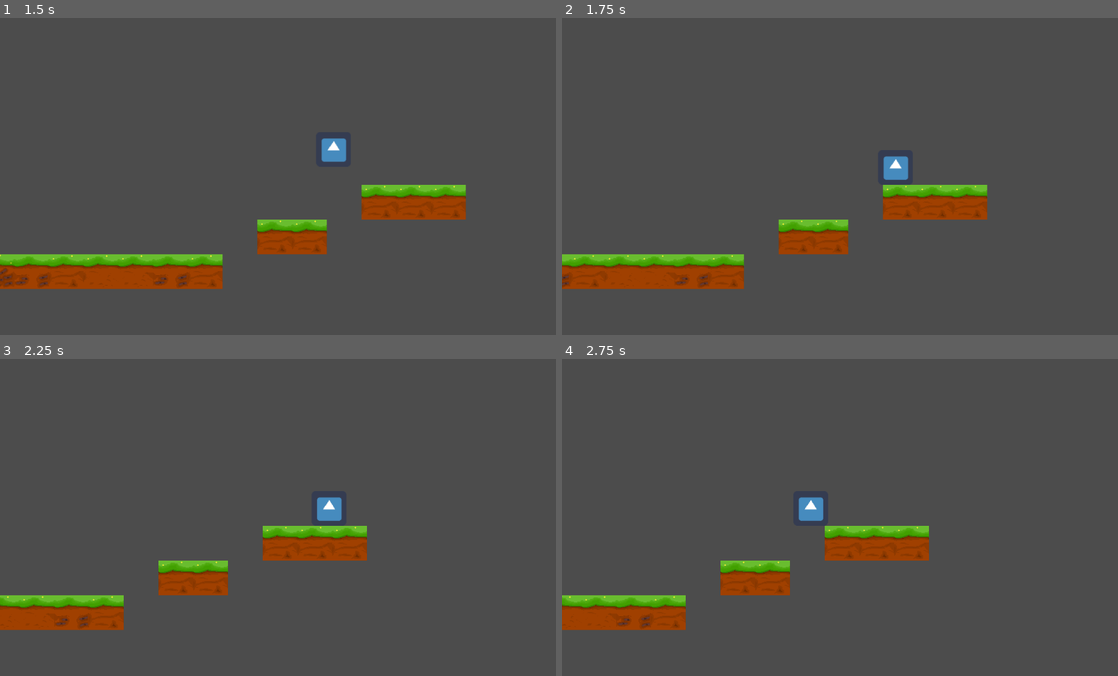
Above: before the commit, frames 1-4 (two rows, left to right).
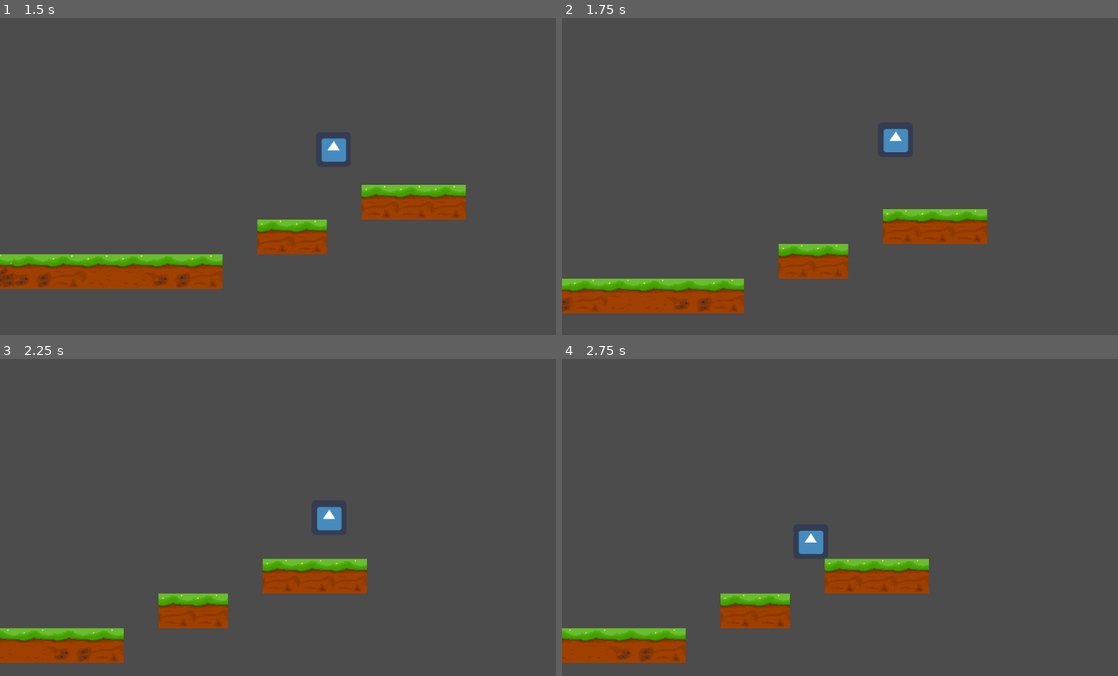
Above: after the commit, the same moments.

Repository: Rufusnu/itecgame
Game: Godot game, scene res://TestWorld.tscn
The game is run twice, just before and just after one commit, with the same random seed, the same clock (stepped at 60 frames per second) and the same inputs. The project has no main scene, so this scene is started directly. The engine's default icon, where the game draws it, is replaced by a stand-in: a white triangle on a blue panel in a dark square.
Inputs:
- Up to frame 1 (1.5 s): tap Enter at 0.5 s; hold Right (ui_right) from 0.53 s (still down); tap Up (ui_up) at 0.77 s
- Up to frame 2 (1.75 s): keep holding Right (ui_right); tap Up (ui_up) at 1.52 s
- Up to frame 3 (2.25 s): release Right (ui_right) at 2.03 s; hold Left (ui_left) from 2.03 s (still down)
- Up to frame 4 (2.75 s): keep holding Left (ui_left)

Frame 1 is identical in both runs. In frame 2, 13% of the frame differs, in the area x 0-77%, y 34-94%; in frame 3, 12%; in frame 4, 12%.

Commit message:
Add double jump

Diff:
--- a/Player.gd
+++ b/Player.gd
@@ -10,12 +10,18 @@
 export (int) var E_GRAVITY
 
 export (int) var E_DASH_SPEED
+export (bool) var E_HAS_DASH
+export (bool) var E_HAS_DOUBLE_JUMP
 
 # consts go here
 
 const C_NORMAL = Vector2(0, -1)
+
 const C_COMBO_TIMEOUT = 0.2
 const C_MAX_COMBO_CHAIN = 2
+
+const C_DASH_CD = 2
+const C_MAX_JUMPS = 2
 
 
 
@@ -27,6 +33,9 @@
 
 var g_key_combo = []
 var g_combo_timer = 0
+
+var g_dash_timer = 2
+var g_jump_number = 0
 
 func _input(event):
 	# makes a buffer with the last C_MAX_COMBO_CHAIN keys pressed
@@ -59,8 +68,9 @@
 		g_velocity.x = max(g_velocity.x - E_ACCEL, -E_MAX_WALK_SPEED)
 		# anim stuff
 
-	if move_jump and on_floor:
+	if move_jump and g_jump_number > 0:
 		g_velocity.y -= E_JUMP_SPEED
+		g_jump_number -= 1
 		# anim stuff
 
 
@@ -86,7 +96,9 @@
 			g_key_combo = []
 
 	## dash
-	if g_key_combo.size() == 2:
+	g_dash_timer = min(g_dash_timer + delta, C_DASH_CD)
+
+	if g_key_combo.size() == 2 and E_HAS_DASH and g_dash_timer >= C_DASH_CD:
 		if g_key_combo[0] == g_key_combo[1]:
 			if g_key_combo[0] == "Right" or g_key_combo[0] == "D":
 				dash(E_DASH_SPEED, true)
@@ -94,7 +106,12 @@
 				dash(-E_DASH_SPEED, false)
 	g_dash_velocity.x = lerp(g_dash_velocity.x, 0, 0.15)
 
-
+	## double jump
+	if on_floor:
+		if E_HAS_DOUBLE_JUMP:
+			g_jump_number = C_MAX_JUMPS
+		else:
+			g_jump_number = 1
 
 
 func dash(speed, dir_right):
--- a/Player.tscn
+++ b/Player.tscn
@@ -24,6 +24,8 @@
 E_JUMP_SPEED = 700
 E_GRAVITY = 20
 E_DASH_SPEED = 200
+E_HAS_DASH = true
+E_HAS_DOUBLE_JUMP = null
 
 [node name="CollisionShape2D" type="CollisionShape2D" parent="." index="0"]
 
--- a/TestWorld.tscn
+++ b/TestWorld.tscn
@@ -31,3 +31,5 @@
 [node name="Player" parent="." index="1" instance=ExtResource( 2 )]
 
 position = Vector2( 512, 416 )
+E_HAS_DASH = true
+E_HAS_DOUBLE_JUMP = null
